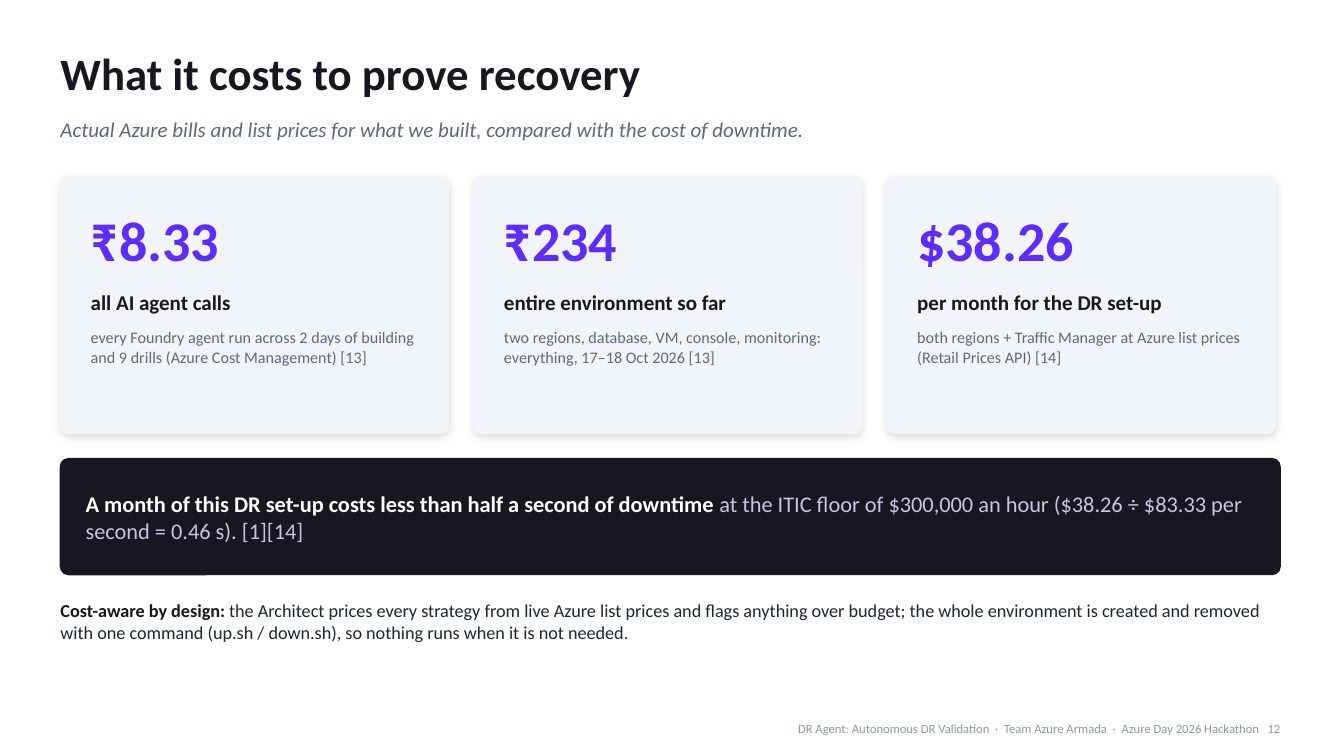
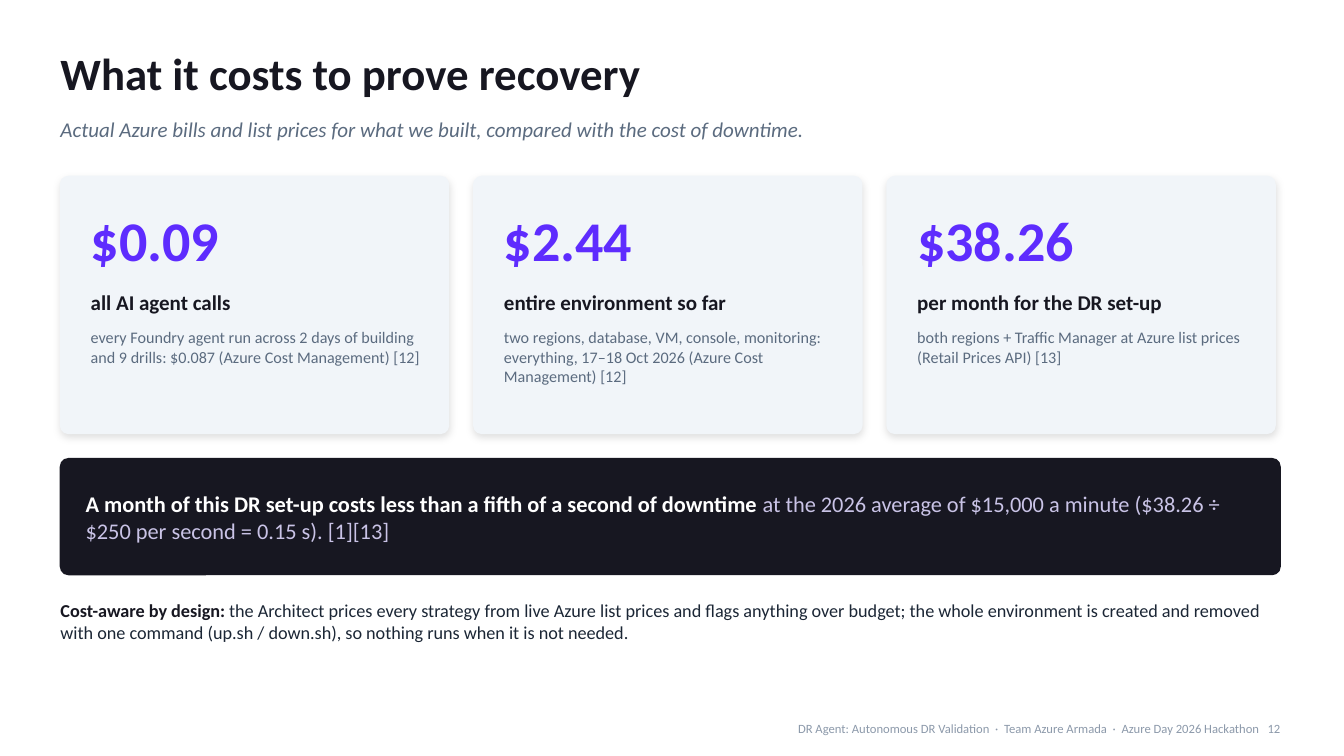
Before and after one commit to kishalr-virtusa/Azure-Armada, a slide deck: slide 12 of docs/deck/DR-Agent-Azure-Day-2026.pptx. Drawn at 1344x756 pixels with LibreOffice and Linux fonts; fonts in the diff are those of the drawing. Boxes give left, top, right and bottom in pixels: in the first picture for what was removed or moved away, otherwise in the second. Text is boxed around its words. In the diff, an @@ line names an element or a change of style, - is before the commit and + after.

```diff
--- a/docs/deck/DR-Agent-Azure-Day-2026.pptx
+++ b/docs/deck/DR-Agent-Azure-Day-2026.pptx
@@ text at bbox=[91, 224, 219, 267]: text changed @@
-₹8.33
+$0.09
@@ text at bbox=[504, 224, 632, 267]: text changed @@
-₹234
+$2.44
@@ text at bbox=[91, 332, 419, 366]: text changed @@
-every Foundry agent run across 2 days of building and 9 drills (Azure Cost Management) [13]
+every Foundry agent run across 2 days of building and 9 drills: $0.087 (Azure Cost Management) [12]
@@ text at bbox=[504, 332, 821, 385]: text changed @@
-two regions, database, VM, console, monitoring: everything, 17–18 Oct 2026 [13]
+two regions, database, VM, console, monitoring: everything, 17–18 Oct 2026 (Azure Cost Management) [12]
@@ text at bbox=[917, 332, 1240, 365]: text changed @@
-both regions + Traffic Manager at Azure list prices (Retail Prices API) [14]
+both regions + Traffic Manager at Azure list prices (Retail Prices API) [13]
@@ text at bbox=[86, 496, 1204, 543]: text changed @@
-A month of this DR set-up costs less than half a second of downtime at the ITIC floor of $300,000 an hour ($38.26 ÷ $83.33 per second = 0.46 s). [1][14]
+A month of this DR set-up costs less than a fifth of a second of downtime at the 2026 average of $15,000 a minute ($38.26 ÷ $250 per second = 0.15 s). [1][13]
```
Also in this commit, not shown: 6 other slides changed, 2 other files.
